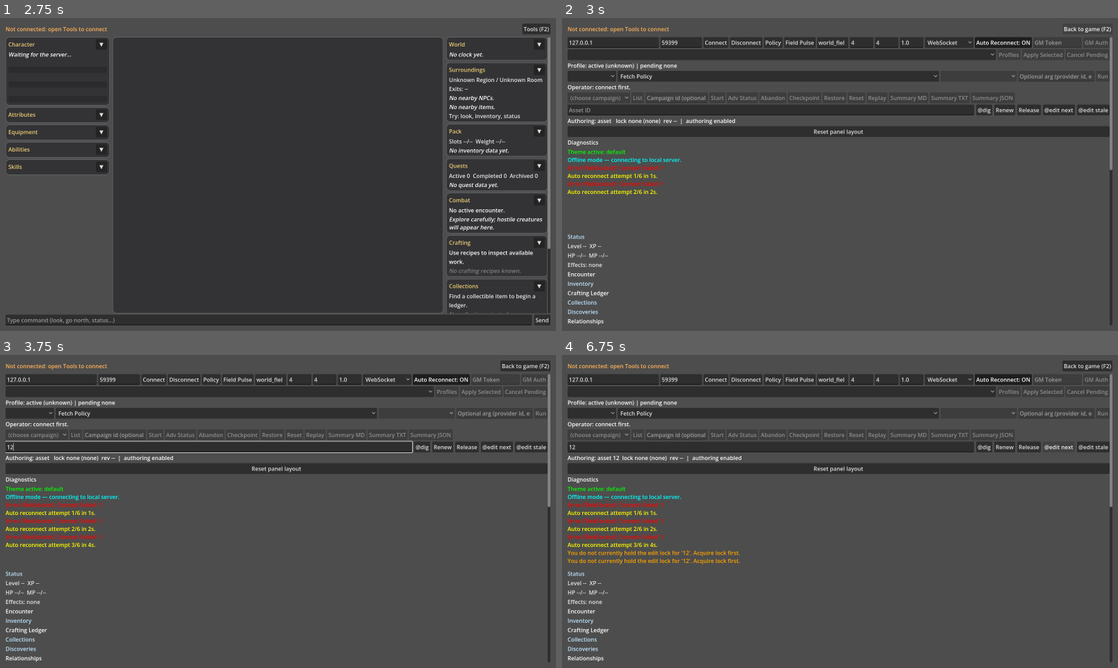
Above: before the commit, frames 1-4 (two rows, left to right).
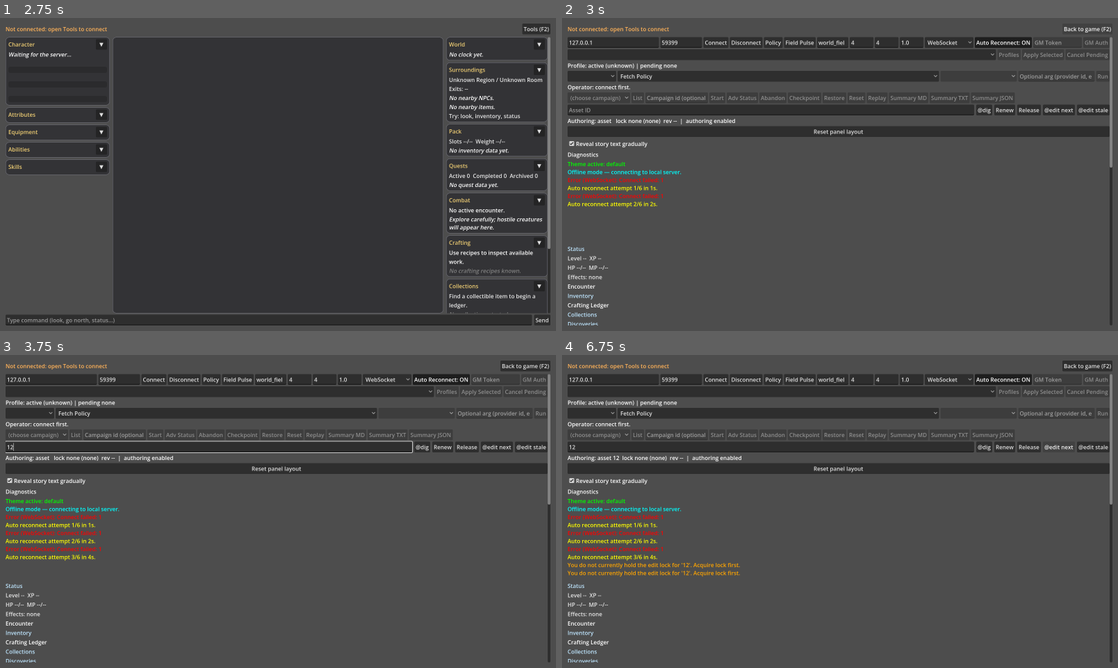
Above: after the commit, the same moments.

Repository: jbax-and-his-ai-pals/008-mud
Game: Godot game, scene res://scenes/launcher.tscn
The game is run twice, just before and just after one commit, with the same random seed, the same clock (stepped at 60 frames per second) and the same inputs.
Inputs (mouse positions are in pixels of both pictures, inside the frame that each line leads up to):
- Up to frame 1 (2.75 s): click "Play Offline" at 0.5 s; click (266, 318) at 1.27 s; type "12" at 1.35 s; click "Got it — start playing!" at 2 s
- Up to frame 2 (3 s): click "Tools (F2)" at 2.75 s
- Up to frame 3 (3.75 s): click (211, 445) at 3.52 s; type "12" at 3.6 s
- Up to frame 4 (6.75 s): click (840, 480) at 4.25 s, where only the run after the commit has a clickable "Reveal story text gradually"; click (840, 480) at 5 s, where only the run after the commit has a clickable "Reveal story text gradually"; click "@edit next" at 5.75 s; click "@edit next" at 6.5 s

Frame 1 is identical in both runs. In frame 2, 2.3% of the frame differs, in the area x 1-99%, y 39-99%; in frame 3, 2.8%; in frame 4, 3.7%.

Commit message:
Type out story text in the client, and let the player skip or switch it off
The server marks passages for gradual reveal ([[PACE:n]]...[[/PACE]]); server_markup turns the
markers into [pace=n] and typewriter.gd reveals the label a few characters at a time through a
queue, so text that follows a slow passage keeps its place. Clicking the log or sending a command
skips ahead. "Reveal story text gradually" in Tools (F2) turns it off and is remembered.

Co-Authored-By: Claude Sonnet 5.5 <noreply@anthropic.com>

Diff:
--- a/client/scripts/text/server_markup.gd
+++ b/client/scripts/text/server_markup.gd
@@ -75,7 +75,7 @@
 		return text
 	if _token_pattern == null:
 		_token_pattern = RegEx.new()
-		_token_pattern.compile("\\[\\[(/CMD|/|CMD:[^\\]]*|[A-Z_]+)\\]\\]")
+		_token_pattern.compile("\\[\\[(/CMD|/PACE|/|CMD:[^\\]]*|PACE:\\d+|[A-Z_]+)\\]\\]")
 	var out := ""
 	var color := ""
 	var command := ""
@@ -90,6 +90,10 @@
 			command = ""
 		elif token.begins_with("CMD:"):
 			command = token.substr(4)
+		elif token.begins_with("PACE:"):
+			out += "[pace=%s]" % token.substr(5)   # typewriter.gd reveals what is between the markers gradually
+		elif token == "/PACE":
+			out += "[/pace]"
 		elif COLORS.has(token):
 			color = COLORS[token]
 		else:
--- /dev/null
+++ b/client/scripts/text/typewriter.gd
@@ -0,0 +1,104 @@
+# scripts/text/typewriter.gd
+#
+# Reveals marked passages of the game log a few characters at a time. The server marks a passage
+# it wants read slowly (`[[PACE:25]]...[[/PACE]]`, turned into `[pace=25]...[/pace]` by
+# server_markup.gd); everything else is appended at once, as before.
+#
+# The whole text goes into the label immediately, so layout and scrolling are settled, and
+# `visible_characters` is what moves: it runs through a queue of (end position, speed) runs, so
+# plain text that arrives after a slow passage waits its turn and the order of the page is kept.
+# `finish()` shows everything now: the player skips ahead by clicking the log or sending a
+# command.
+#
+# Reached through `preload`.
+extends Node
+
+var label: RichTextLabel
+var enabled: bool = true       # the player's own switch: off shows everything at once
+
+var _queue: Array = []         # [end_character_count, characters_per_second (0 = at once)]
+var _shown: float = 0.0
+static var _pace_pattern: RegEx
+
+
+## Splits bbcode into runs: [[text, characters_per_second], ...]; 0 means at once.
+static func runs_of(bbcode: String) -> Array:
+	if _pace_pattern == null:
+		_pace_pattern = RegEx.new()
+		_pace_pattern.compile("\\[pace=(\\d+)\\]|\\[/pace\\]")
+	var runs: Array = []
+	var position := 0
+	var speed := 0.0
+	for found in _pace_pattern.search_all(bbcode):
+		if found.get_start() > position:
+			runs.append([bbcode.substr(position, found.get_start() - position), speed])
+		position = found.get_end()
+		speed = float(found.get_string(1)) if found.get_string(1) != "" else 0.0
+	if position < bbcode.length():
+		runs.append([bbcode.substr(position), speed])
+	return runs
+
+
+## Pace markers removed, for a log that is not revealed gradually.
+static func without_pace(bbcode: String) -> String:
+	if bbcode.find("[pace=") == -1 and bbcode.find("[/pace]") == -1:
+		return bbcode
+	var plain := ""
+	for run in runs_of(bbcode):
+		plain += str(run[0])
+	return plain
+
+
+func append(bbcode: String) -> void:
+	var runs := runs_of(bbcode)
+	var slow := false
+	for run in runs:
+		if float(run[1]) > 0.0:
+			slow = true
+	if (not slow or not enabled) and _queue.is_empty():
+		for run in runs:
+			label.append_text(str(run[0]))
+		return
+	if _queue.is_empty():
+		_shown = float(label.get_total_character_count())
+		label.visible_characters = int(_shown)
+	for run in runs:
+		label.append_text(str(run[0]))
+		_queue.append([label.get_total_character_count(), float(run[1]) if enabled else 0.0])
+
+
+func is_revealing() -> bool:
+	return not _queue.is_empty()
+
+
+## Show everything that is still hidden, now.
+func finish() -> void:
+	if _queue.is_empty():
+		return
+	_queue.clear()
+	label.visible_characters = -1
+
+
+func _process(delta: float) -> void:
+	if _queue.is_empty():
+		return
+	var budget := delta
+	while not _queue.is_empty():
+		var head: Array = _queue[0]
+		var end := float(head[0])
+		var speed := float(head[1])
+		if speed <= 0.0:
+			_shown = end
+		else:
+			var needed := (end - _shown) / speed
+			if needed > budget:
+				_shown += speed * budget
+				budget = 0.0
+			else:
+				_shown = end
+				budget -= needed
+		if _shown >= end:
+			_queue.pop_front()
+		else:
+			break
+	label.visible_characters = -1 if _queue.is_empty() else int(_shown)
--- a/client/scripts/ui/main/network_lifecycle.gd
+++ b/client/scripts/ui/main/network_lifecycle.gd
@@ -147,6 +147,7 @@
 	var shown: String = display_cmd
 	if shown == "":
 		shown = cmd
+	main._finish_typing()
 	main._append_game("\n[b]> %s[/b]\n" % shown)
 
 func _warn_if_command_conflicts_with_policy(cmd: String) -> void:
--- a/client/scripts/ui/main_controller.gd
+++ b/client/scripts/ui/main_controller.gd
@@ -309,6 +309,8 @@
 ## resolved before this runs, so nothing that uses them notices the move.
 const DOCK_MANAGER = preload("res://scripts/ui/docks/dock_manager.gd")
 const PANEL_STYLE = preload("res://scripts/ui/docks/panel_style.gd")
+const TYPEWRITER = preload("res://scripts/text/typewriter.gd")
+const PREFS_PATH := "user://client_prefs.cfg"
 
 var _game_view: Control
 var _tools_view: Control
@@ -316,6 +318,7 @@
 var _connection_badge: Label
 var _debug_log: RichTextLabel
 var docks
+var typewriter
 
 
 func _arrange_views() -> void:
@@ -338,10 +341,28 @@
 		var row: Node = root_box.get_node_or_null(row_name)
 		if row != null:
 			row.reparent(tools, false)
+	# Story text the server marks for slow reveal is typed out; clicking the log or sending a command skips ahead.
+	typewriter = TYPEWRITER.new()
+	typewriter.label = log_view
+	typewriter.enabled = _pref("paced_text", true)
+	add_child(typewriter)
+	log_view.gui_input.connect(func(event: InputEvent) -> void:
+		if event is InputEventMouseButton and event.pressed:
+			typewriter.finish())
 	var reset_button := Button.new()
 	reset_button.text = "Reset panel layout"
 	reset_button.pressed.connect(func() -> void: docks.reset_layout())
 	tools.add_child(reset_button)
+	var paced_toggle := CheckBox.new()
+	paced_toggle.text = "Reveal story text gradually"
+	paced_toggle.tooltip_text = "When a story passage is marked slow, type it out. Off shows all text at once."
+	paced_toggle.button_pressed = typewriter.enabled
+	paced_toggle.toggled.connect(func(on: bool) -> void:
+		typewriter.enabled = on
+		if not on:
+			typewriter.finish()
+		_set_pref("paced_text", on))
+	tools.add_child(paced_toggle)
 	var diagnostics_title := Label.new()
 	diagnostics_title.text = "Diagnostics"
 	tools.add_child(diagnostics_title)
@@ -765,7 +786,30 @@
 
 ## What the player reads: server text, errors, and the commands they typed.
 func _append_game(text: String) -> void:
-	log_view.append_text(text + "\n")
+	if typewriter != null:
+		typewriter.append(text + "\n")
+	else:
+		log_view.append_text(TYPEWRITER.without_pace(text) + "\n")
+
+
+## Show any slowly revealed text now; the player has moved on.
+func _finish_typing() -> void:
+	if typewriter != null:
+		typewriter.finish()
+
+
+func _pref(key: String, fallback: Variant) -> Variant:
+	var config := ConfigFile.new()
+	if config.load(PREFS_PATH) != OK:
+		return fallback
+	return config.get_value("text", key, fallback)
+
+
+func _set_pref(key: String, value: Variant) -> void:
+	var config := ConfigFile.new()
+	config.load(PREFS_PATH)
+	config.set_value("text", key, value)
+	config.save(PREFS_PATH)
 
 
 ## Client and server chatter (connection notes, lock state, profile lists, payload echoes). It
